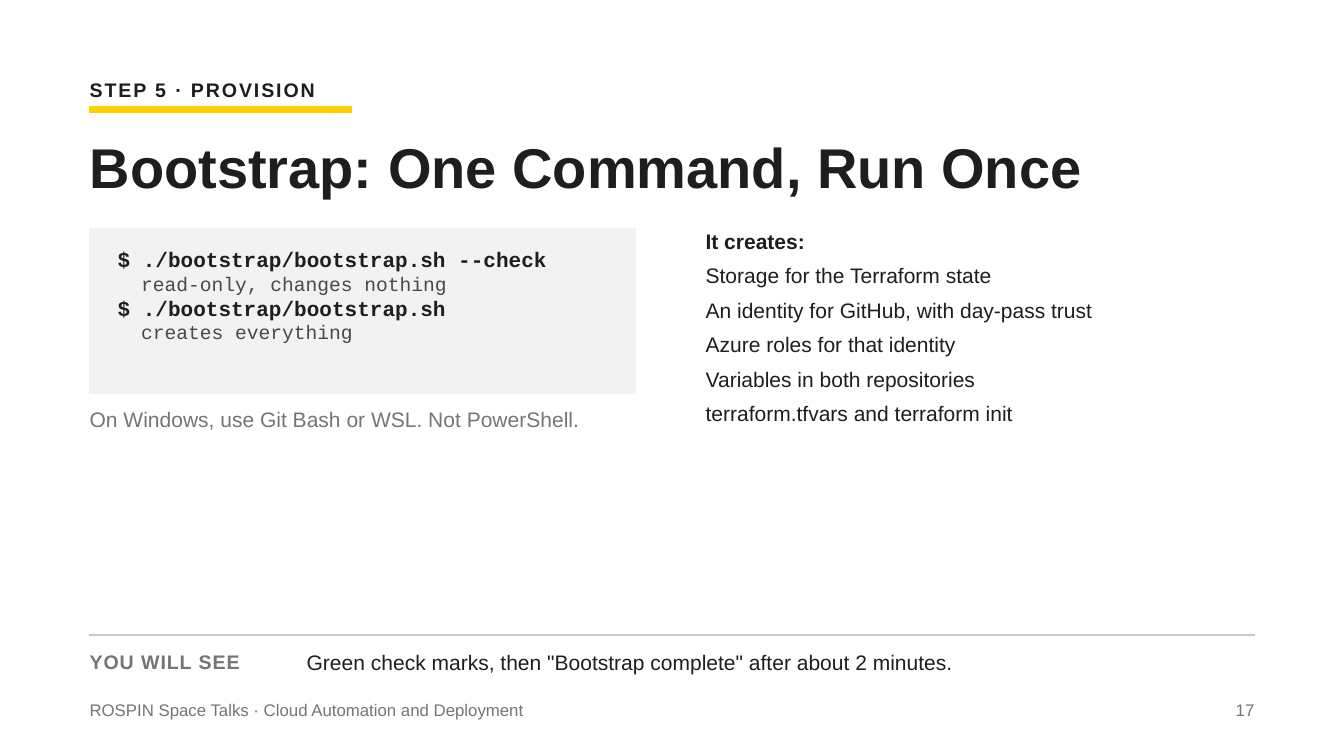
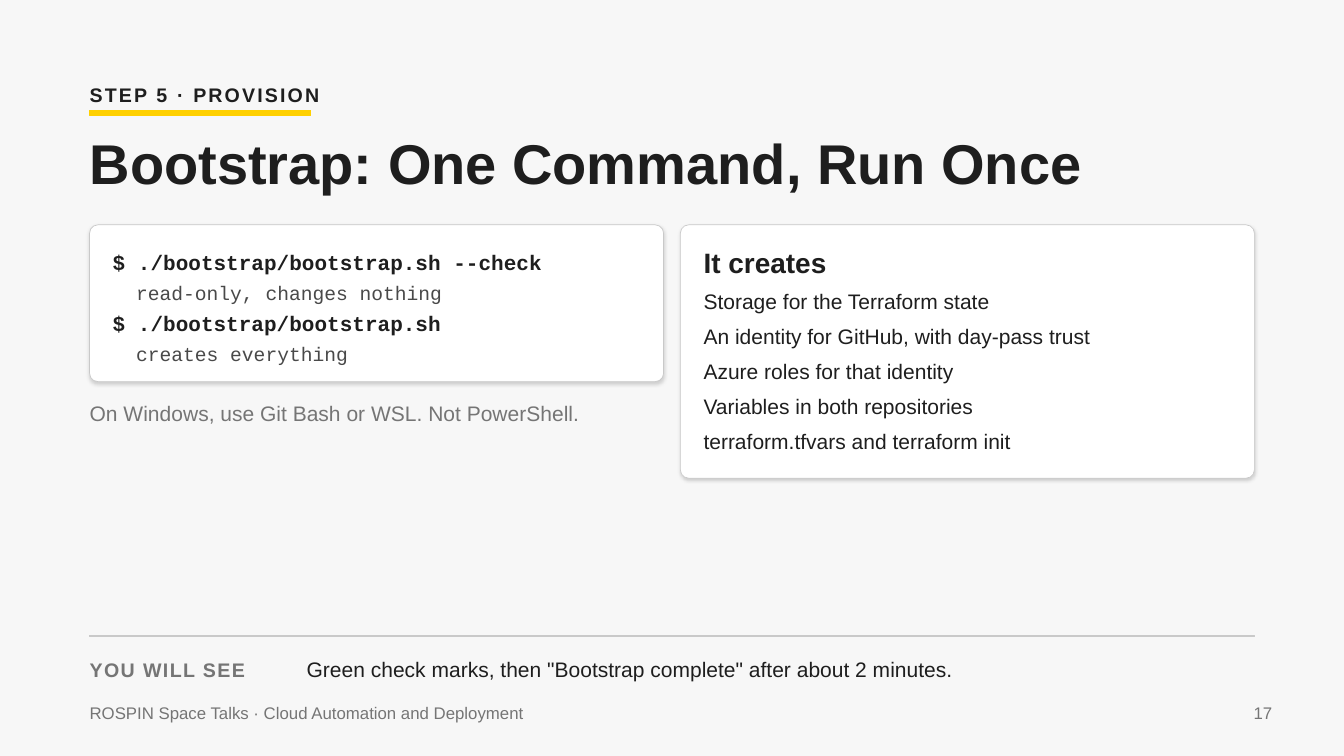
Before and after one commit to agi1clj/ROSPIN_Workshop_Infra, a slide deck: slide 17 of docs/ROSPIN-Cloud-Workshop.pptx. Drawn at 1344x756 pixels with LibreOffice and Linux fonts; fonts in the diff are those of the drawing. Boxes give left, top, right and bottom in pixels: in the first picture for what was removed or moved away, otherwise in the second. Text is boxed around its words. In the diff, an @@ line names an element or a change of style, - is before the commit and + after.

Commit message:
docs: updated workshop slides (card layout, PDF and PPTX)

```diff
--- a/docs/ROSPIN-Cloud-Workshop.pptx
+++ b/docs/ROSPIN-Cloud-Workshop.pptx
@@ background #FFFFFF to #F7F7F7 @@
@@ text "STEP 5 · PROVISION" at [90, 88, 319, 103]: letter spacing 2 to 2.3 pt; line spacing 1 to 1.22 @@
@@ rectangle: place and size @@
-rectangle at [89, 106, 351, 112]
+rectangle at [89, 110, 310, 116]
@@ text "Bootstrap: One Command, Run Once" at [90, 143, 1081, 194]: line spacing 1 to 0.91 @@
@@ rounded rectangle: place and size @@
-rounded rectangle at [89, 228, 635, 394]
+rounded rectangle at [89, 225, 663, 382]
@@ rounded rectangle at [89, 225, 663, 382]: rectangle to rounded rectangle; fill #F2F2F2 to #FFFFFF; outline #F2F2F2 1 pt to #C9C9C9 0.75 pt; shadow on @@
@@ rounded rectangle added at [680, 225, 1254, 478], fill #FFFFFF, outline #C9C9C9 0.75 pt @@
@@ text at [706, 234, 992, 288]: paragraphs removed @@
-It creates:
-Storage for the Terraform state
@@ text "$ ./bootstrap/bootstrap.sh --check" at [138, 255, 541, 275]: line spacing 1 to 1.3 @@
@@ text added at [704, 253, 826, 274], 30 pt, text #1E1E1E, bold @@
+It creates
@@ text added at [136, 286, 442, 304], 21 pt, text #494949 @@
+read-only, changes nothing
@@ text at [141, 277, 446, 343]: paragraphs removed @@
-read-only, changes nothing
-$ ./bootstrap/bootstrap.sh
-creates everything
@@ text added at [704, 293, 990, 313], 22.5 pt, text #1E1E1E @@
+Storage for the Terraform state
@@ text added at [138, 316, 441, 336], 22.5 pt, text #1E1E1E, bold @@
+$ ./bootstrap/bootstrap.sh
@@ text "An identity for GitHub, with ...": place and size @@
-text "An identity for GitHub, with ..." at [706, 234, 1092, 422]
+text "An identity for GitHub, with ..." at [704, 328, 1090, 348]
@@ text "An identity for GitHub, with ..." at [704, 328, 1090, 348]: line spacing 1 to 1.22; less space between paragraphs @@
@@ text added at [136, 347, 348, 365], 21 pt, text #494949 @@
+creates everything
@@ text at [706, 336, 1013, 422]: paragraphs removed @@
-Azure roles for that identity
-Variables in both repositories
-terraform.tfvars and terraform init
@@ text added at [704, 363, 954, 383], 22.5 pt, text #1E1E1E @@
+Azure roles for that identity
@@ line spacing 1 to 1.22 in 4 elements at [307, 661, 952, 681], [90, 707, 524, 723], [1254, 707, 1273, 719], [90, 406, 579, 424] @@
@@ text added at [704, 398, 973, 418], 22.5 pt, text #1E1E1E @@
+Variables in both repositories
@@ text added at [704, 433, 1011, 450], 22.5 pt, text #1E1E1E @@
+terraform.tfvars and terraform init
@@ text "YOU WILL SEE" at [90, 663, 245, 677]: letter spacing 1 to 1.5 pt; line spacing 1 to 1.22 @@
```
Also in this commit, not shown: 27 other slides changed, 1 other file.
